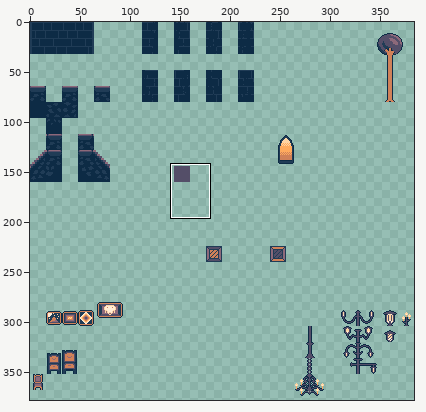
A sprite sheet gets an edit: Assets/tileMaps/Tileset.png. The first picture is a wide view before the edit; the outline marks the close-up.
Close-up. Old version:
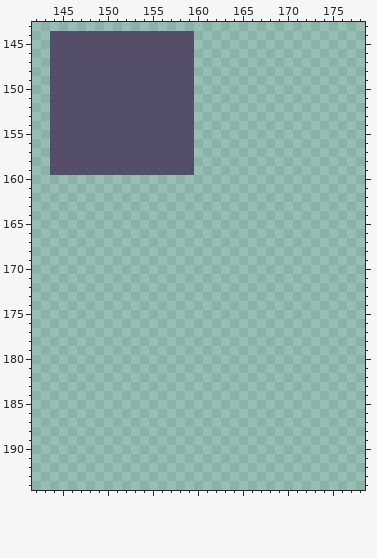
The file is 384x384 pixels. Shown: x 142..178, y 143..194. The wide view leaves out empty margins. The commit also changed other parts of the picture, which this record leaves out.
The same view after the edit:
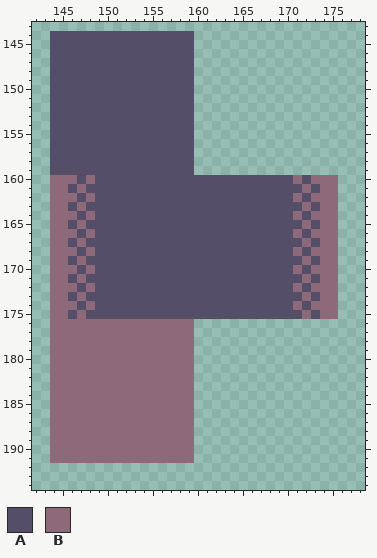
Palette (. is transparent): A #544e68  B #8d697a
From old to new:
Changed rows in their new state; - is an unchanged pixel.
first column x 144:
160 BBBABAAAAAAAAAAAAAAAAAAAAAABABBB
161 BBABAAAAAAAAAAAAAAAAAAAAAAAABABB
162 BBBABAAAAAAAAAAAAAAAAAAAAAABABBB
163 BBABAAAAAAAAAAAAAAAAAAAAAAAABABB
164 BBBABAAAAAAAAAAAAAAAAAAAAAABABBB
165 BBABAAAAAAAAAAAAAAAAAAAAAAAABABB
166 BBBABAAAAAAAAAAAAAAAAAAAAAABABBB
167 BBABAAAAAAAAAAAAAAAAAAAAAAAABABB
168 BBBABAAAAAAAAAAAAAAAAAAAAAABABBB
169 BBABAAAAAAAAAAAAAAAAAAAAAAAABABB
170 BBBABAAAAAAAAAAAAAAAAAAAAAABABBB
171 BBABAAAAAAAAAAAAAAAAAAAAAAAABABB
172 BBBABAAAAAAAAAAAAAAAAAAAAAABABBB
173 BBABAAAAAAAAAAAAAAAAAAAAAAAABABB
174 BBBABAAAAAAAAAAAAAAAAAAAAAABABBB
175 BBABAAAAAAAAAAAAAAAAAAAAAAAABABB
176 BBBBBBBBBBBBBBBB----------------
177 BBBBBBBBBBBBBBBB----------------
178 BBBBBBBBBBBBBBBB----------------
179 BBBBBBBBBBBBBBBB----------------
180 BBBBBBBBBBBBBBBB----------------
181 BBBBBBBBBBBBBBBB----------------
182 BBBBBBBBBBBBBBBB----------------
183 BBBBBBBBBBBBBBBB----------------
184 BBBBBBBBBBBBBBBB----------------
185 BBBBBBBBBBBBBBBB----------------
186 BBBBBBBBBBBBBBBB----------------
187 BBBBBBBBBBBBBBBB----------------
188 BBBBBBBBBBBBBBBB----------------
189 BBBBBBBBBBBBBBBB----------------
190 BBBBBBBBBBBBBBBB----------------
191 BBBBBBBBBBBBBBBB----------------
